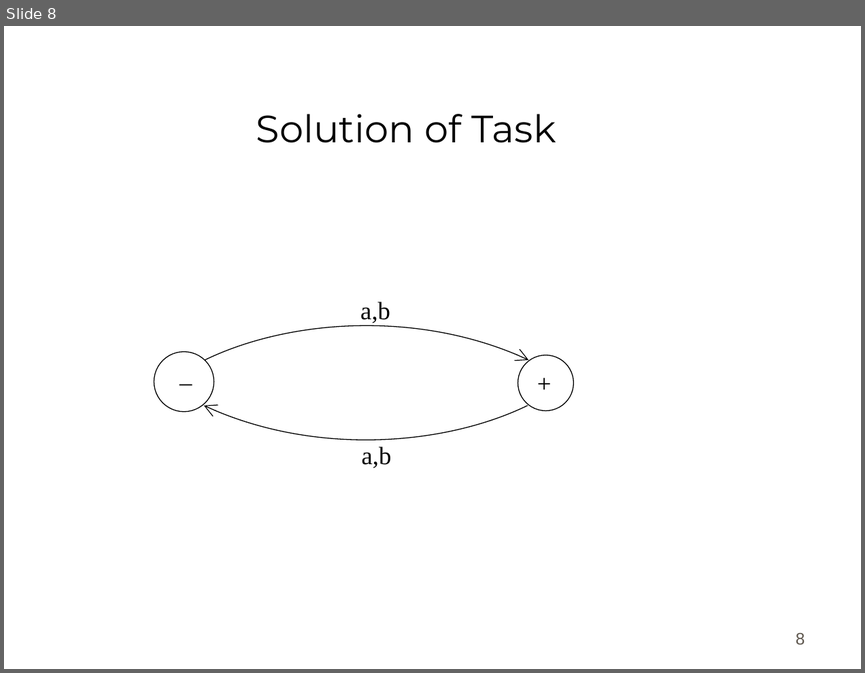
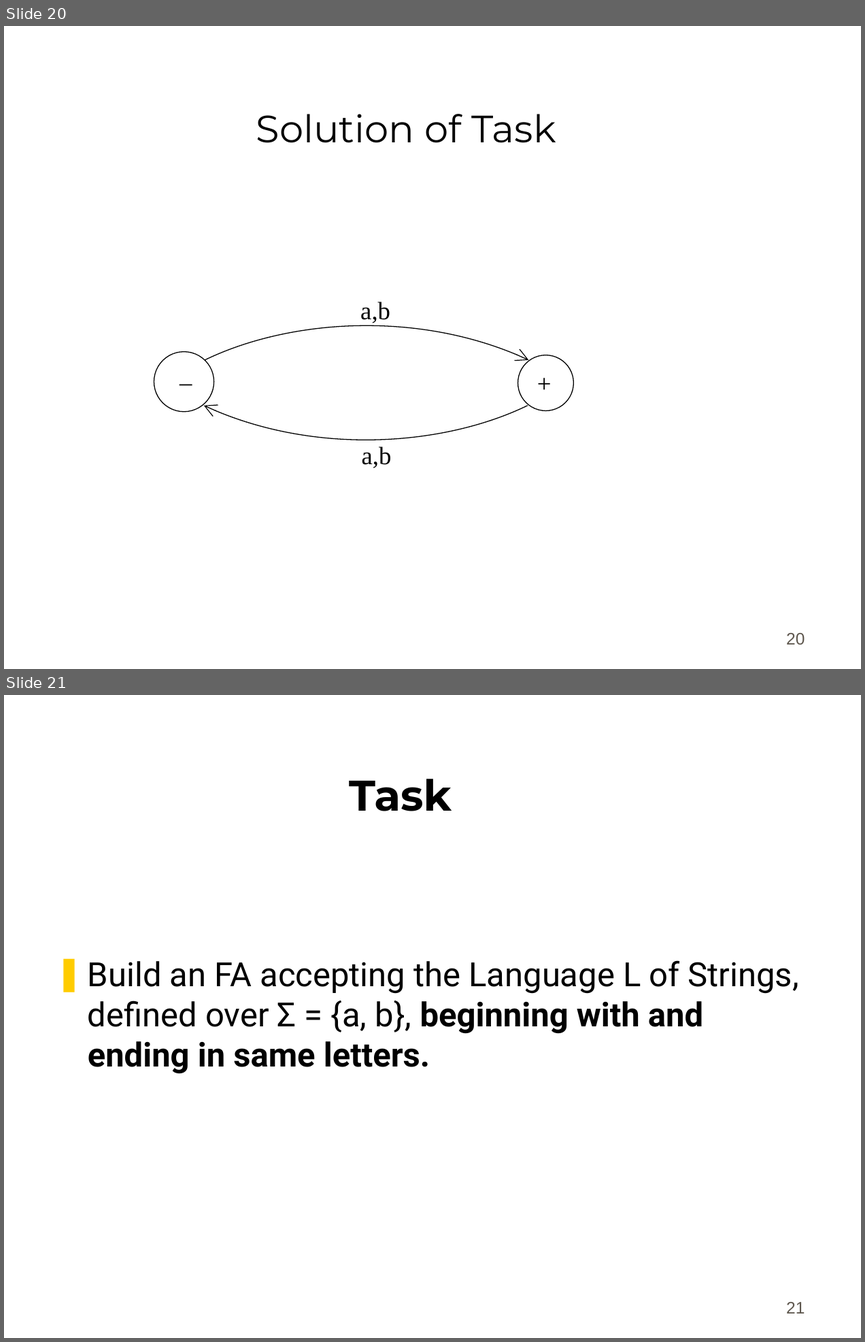
Before and after one commit to bamboat3/toa, a slide deck: Lesson 05.ppt. Shown one above the other, each under a label of ours: slide 8 before the commit, slides 20 and 21 after it. The pictures are 865x673 and 865x1342 pixels, drawn with LibreOffice and Linux fonts; fonts in the diff are those of the drawing; background and template pictures are left out. Boxes give left, top, right and bottom in pixels: in the first picture for what was removed or moved away, otherwise in the second. Text is boxed around its words. In the diff, an @@ line names an element or a change of style, - is before the commit and + after.

```diff
--- a/Lesson 05.ppt
+++ b/Lesson 05.ppt
@@ slide 21 added at (4, 695, 861, 1338), background #FFFFFF @@
@@ title added at (349, 779, 451, 811), 36 pt, text #000000, bold @@
+Task
@@ text added at (88, 960, 799, 1074), 28 pt, text #000000 @@
+❚ Build an FA accepting the Language L of Strings, defined over Σ = {a, b}, beginning with and ending in same letters.
@@ page number added at (786, 1302, 804, 1313), 14 pt, text #5E574E @@
+21
@@ what was slide 8 is now slide 20 @@
@@ page number at (786, 633, 804, 644): text changed @@
-8
+20
```
Also in this commit, not shown: 4 slides changed, 1 other slide added, 14 other files.
